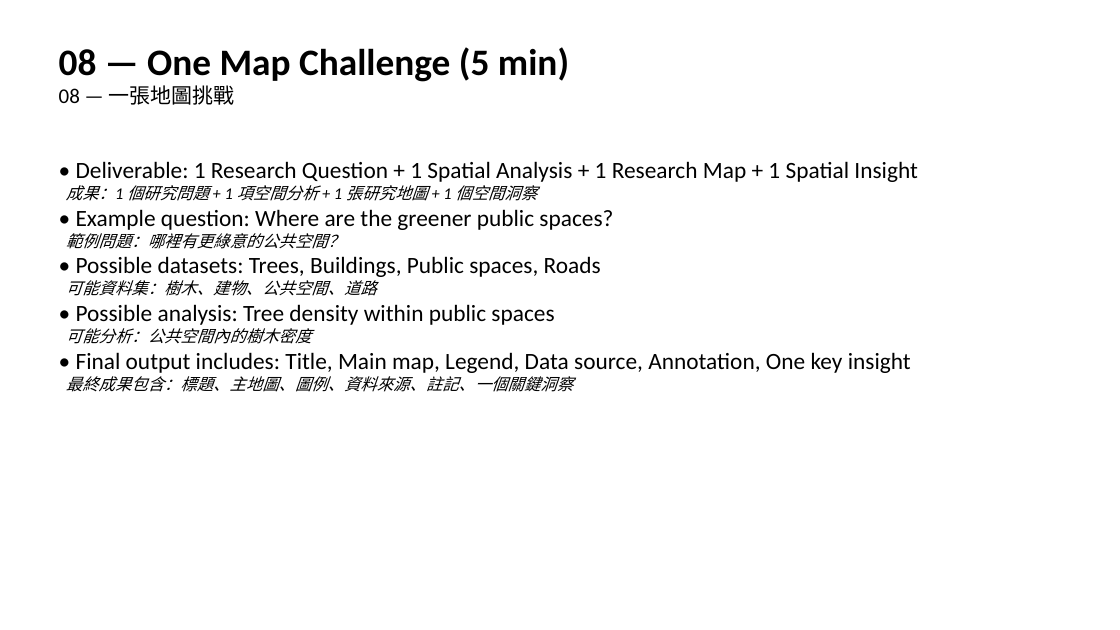
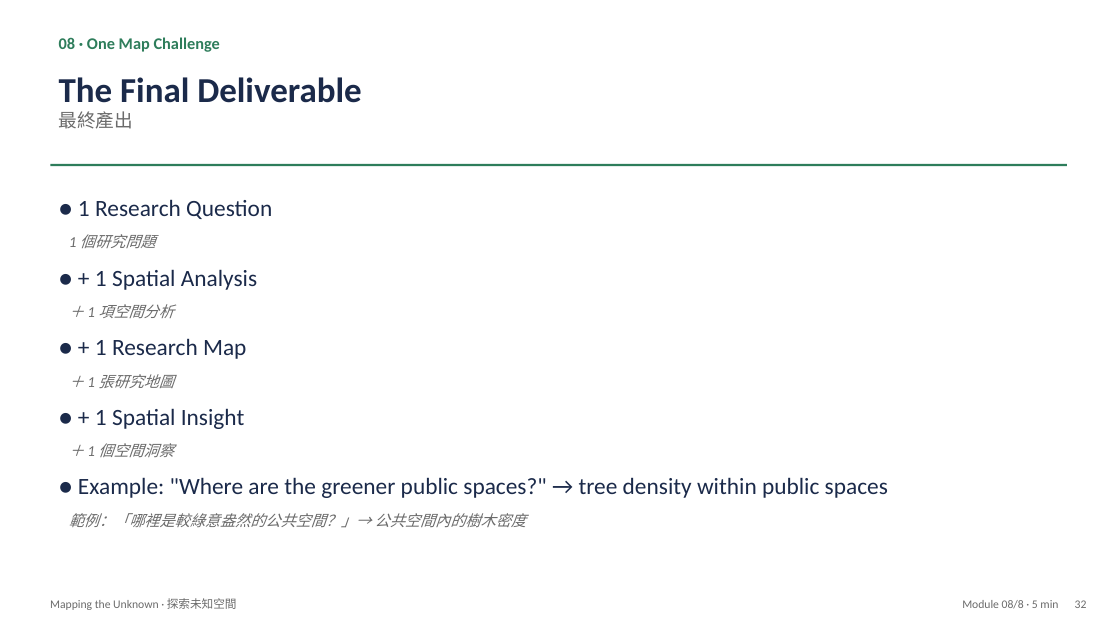
Before and after one commit to andrewwangarchnycu/gis-open-data-workshop-2026, a slide deck: slide 32 of Mapping_the_Unknown_Workshop.pptx (slide 12 before the commit). Drawn at 1120x630 pixels with LibreOffice and Linux fonts; fonts in the diff are those of the drawing. Boxes give left, top, right and bottom in pixels: in the first picture for what was removed or moved away, otherwise in the second. Text is boxed around its words. In the diff, an @@ line names an element or a change of style, - is before the commit and + after.

```diff
--- a/Mapping_the_Unknown_Workshop.pptx
+++ b/Mapping_the_Unknown_Workshop.pptx
@@ text at [59,37,220,52]: text changed; size 32 to 14 pt; text colour #000000 to #2E7D5B @@
-08 — One Map Challenge (5 min)
-08 — 一張地圖挑戰
+08 · One Map Challenge
@@ text added at [59,77,361,129], 30 pt, text #1B2A4A, bold @@
+The Final Deliverable
+最終產出
@@ rectangle added at [50,164,1067,166], fill #2E7D5B @@
@@ text at [69,199,888,528]: text changed; text colour #000000 to #1B2A4A @@
-• Deliverable: 1 Research Question + 1 Spatial Analysis + 1 Research Map + 1 Spatial Insight
-成果：1 個研究問題 + 1 項空間分析 + 1 張研究地圖 + 1 個空間洞察
-• Example question: Where are the greener public spaces?
-範例問題：哪裡有更綠意的公共空間？
-• Possible datasets: Trees, Buildings, Public spaces, Roads
-可能資料集：樹木、建物、公共空間、道路
-• Possible analysis: Tree density within public spaces
-可能分析：公共空間內的樹木密度
-• Final output includes: Title, Main map, Legend, Data source, Annotation, One key insight
-最終成果包含：標題、主地圖、圖例、資料來源、註記、一個關鍵洞察
+● 1 Research Question
+1 個研究問題
+● + 1 Spatial Analysis
+＋ 1 項空間分析
+● + 1 Research Map
+＋ 1 張研究地圖
+● + 1 Spatial Insight
+＋ 1 個空間洞察
+● Example: "Where are the greener public spaces?" → tree density within public spaces
+範例：「哪裡是較綠意盎然的公共空間？」→ 公共空間內的樹木密度
@@ text added at [50,598,237,610], 10 pt, text #6B6B6B @@
+Mapping the Unknown · 探索未知空間
@@ text added at [962,600,1058,609], 10 pt, text #6B6B6B @@
+Module 08/8 · 5 min
@@ text added at [1075,600,1087,608], 10 pt, text #6B6B6B @@
+32
```
Also in this commit, not shown: 6 other slides changed, 27 slides added, 14 slides removed, 14 other files.
